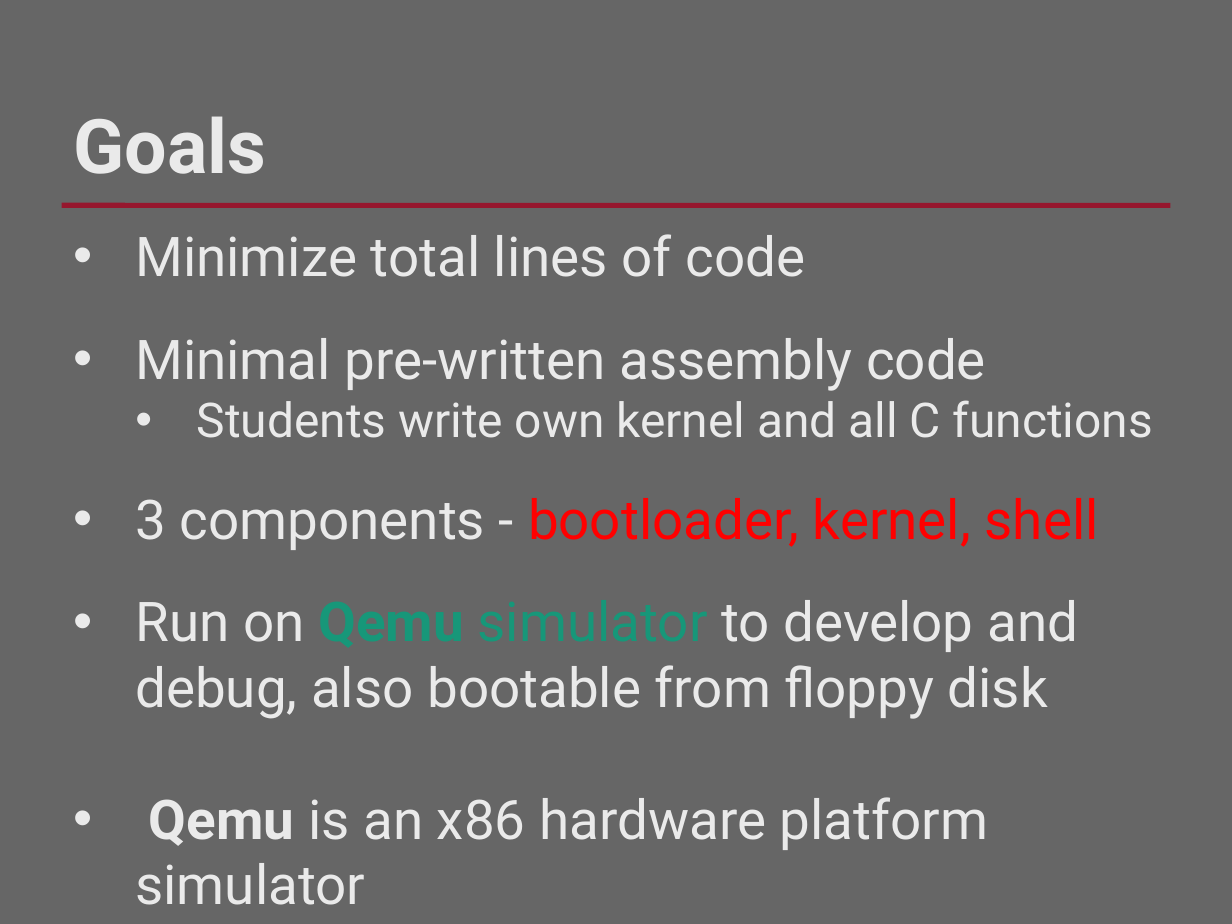
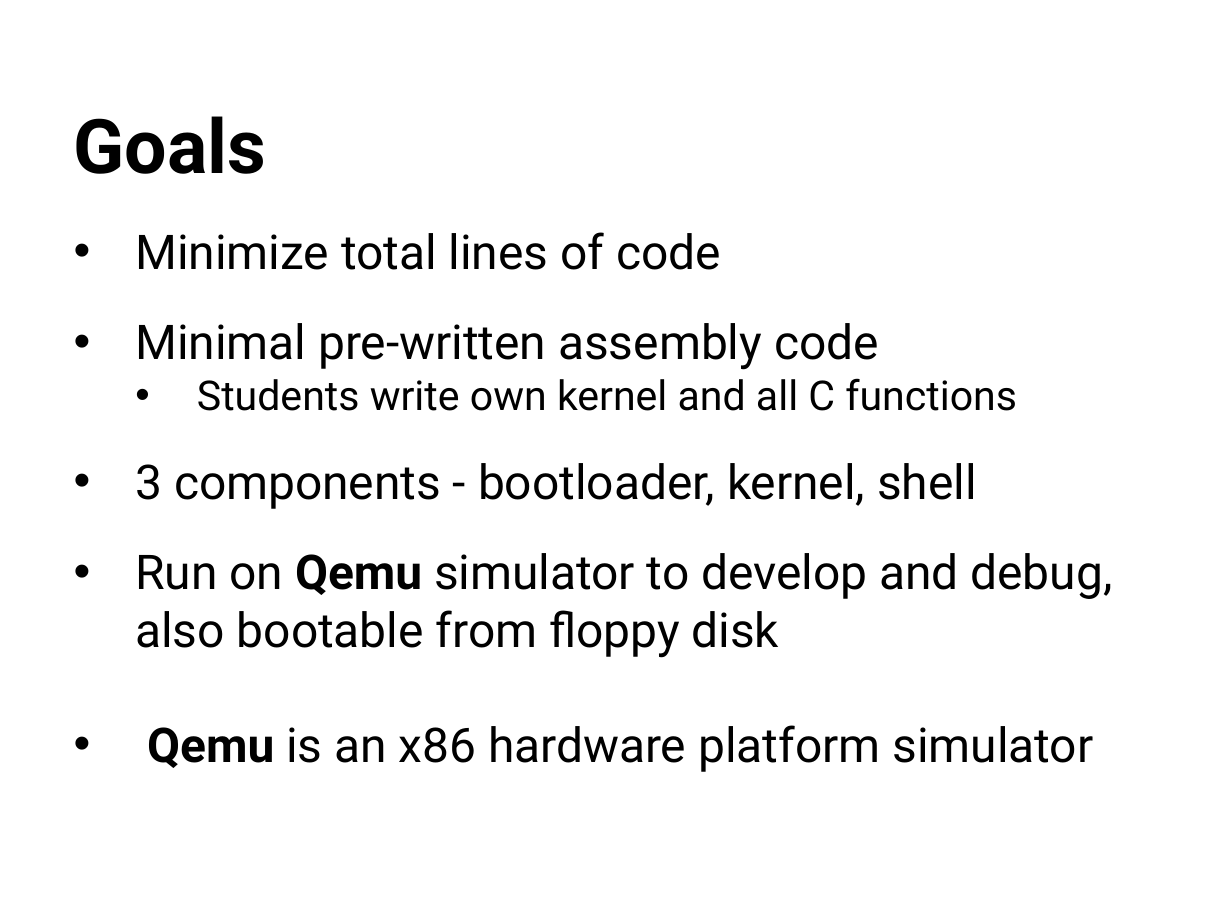
Before and after one commit to RHIT-CSSE/csse332, a slide deck: slide 7 of ClassMaterials/ProjectKickoff/ProjectKickoff.pptx (slide 9 before the commit). Drawn at 1232x924 pixels with LibreOffice and Linux fonts; fonts in the diff are those of the drawing; background and template pictures are left out. Boxes give left, top, right and bottom in pixels: in the first picture for what was removed or moved away, otherwise in the second. Text is boxed around its words. In the diff, an @@ line names an element or a change of style, - is before the commit and + after.

```diff
--- a/ClassMaterials/ProjectKickoff/ProjectKickoff.pptx
+++ b/ClassMaterials/ProjectKickoff/ProjectKickoff.pptx
@@ background #666666 to #FFFFFF @@
@@ text "Goals" at <box>74,116,267,174</box>: text colour #EAEAEA to #000000 @@
@@ line removed from (62, 206) to (1170, 206) @@
@@ text "Minimize total lines of code" at <box>135,232,1113,772</box>: size 32 to 28 pt in "Minimize total lines of code", "Minimal pre-written assembly code", "3 components - bootloader, kernel, shell", "Run on Qemu simulator to develop and ..." and 1 more places; text colour #EAEAEA to #000000 in "Minimize total lines of code", "Minimal pre-written assembly code", "Students write own kernel and all C ...", "3 components -" and 2 more places; size 28 to 24 pt in "Students write own kernel and all C ..."; text colour #FF0000 to #000000 in "bootloader, kernel, shell"; text colour #179779 to #000000 in "Qemu simulator" @@
```
Also in this commit, not shown: 13 other slides changed, 2 slides added, 4 slides removed, 1 other file.
